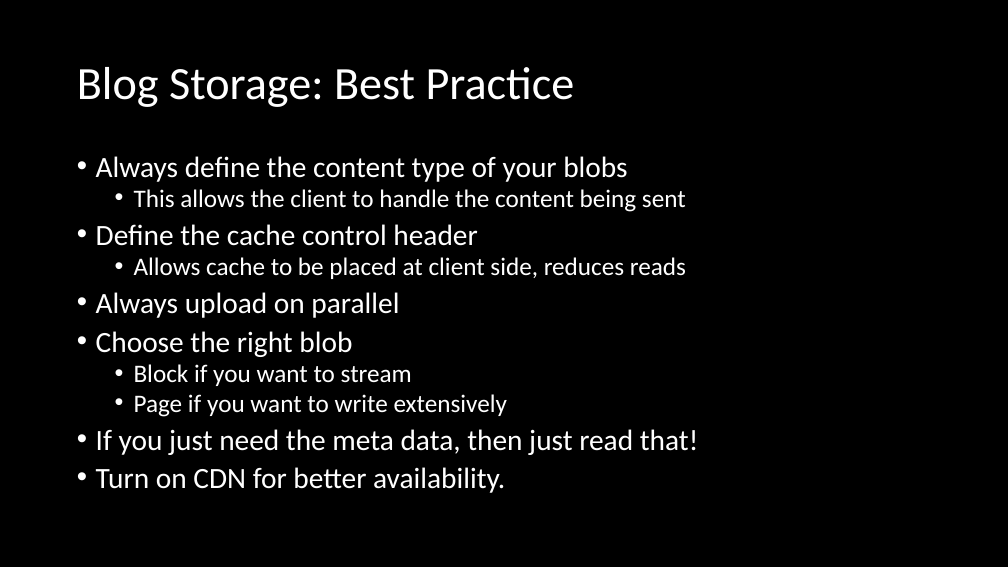
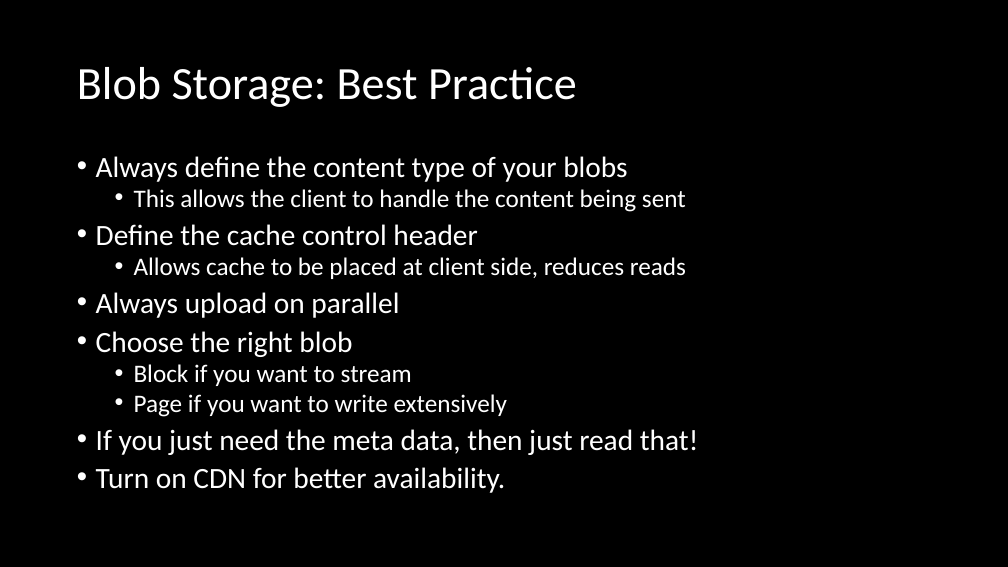
Before and after one commit to garyshort/sa2014, a slide deck: slide 17 of BestPracticeHetroDataStores/BestPractices.pptx. Drawn at 1008x567 pixels with LibreOffice and Linux fonts; fonts in the diff are those of the drawing. Boxes give left, top, right and bottom in pixels: in the first picture for what was removed or moved away, otherwise in the second. Text is boxed around its words. In the diff, an @@ line names an element or a change of style, - is before the commit and + after.

```diff
--- a/BestPracticeHetroDataStores/BestPractices.pptx
+++ b/BestPracticeHetroDataStores/BestPractices.pptx
@@ title at [77, 67, 577, 107]: text changed @@
-Blog Storage: Best Practice
+Blob Storage: Best Practice
```
Also in this commit, not shown: 2 other slides changed, 2 other files.
